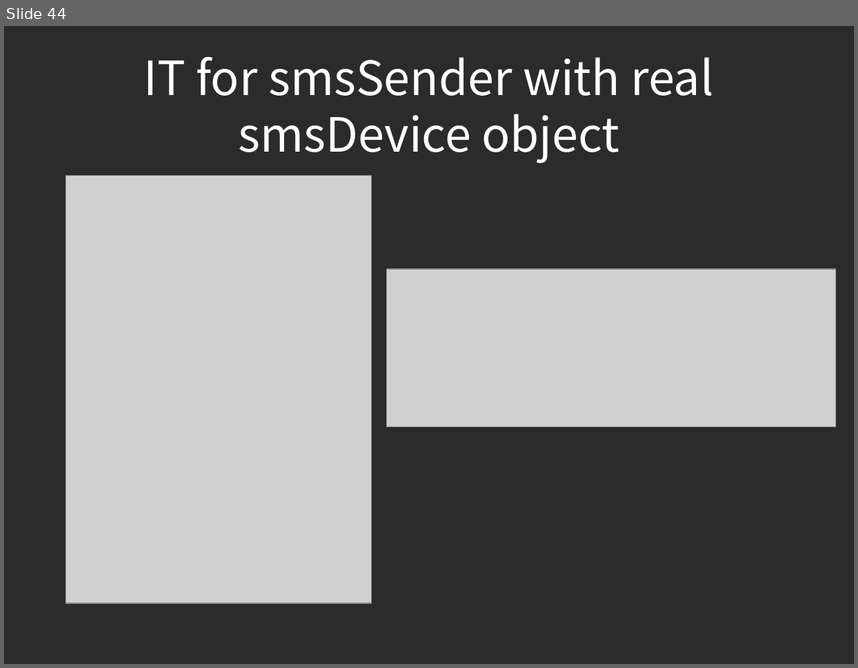
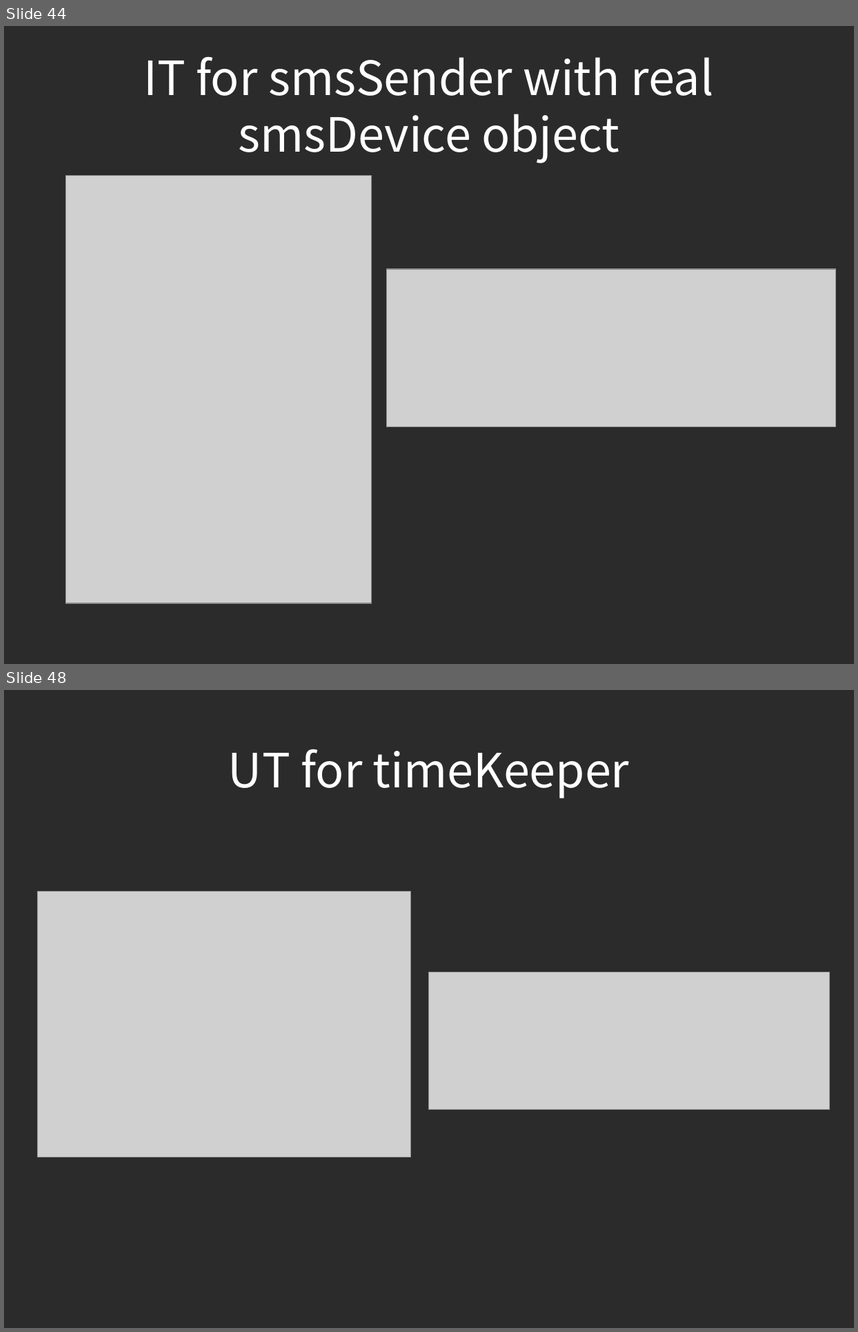
Before and after one commit to piotrek24061988/AutomaticTesting, a slide deck: module1/doc/AutomatedTesting.odp. Shown one above the other, each under a label of ours: slide 44 before the commit, slides 44 and 48 after it; the slides between them are not shown. The pictures are 858x668 and 858x1332 pixels, drawn with LibreOffice and Linux fonts; fonts in the diff are those of the drawing; grey boxes stand for pictures; background and template pictures are left out; a plain dark background stands for a picture behind light text. Boxes give left, top, right and bottom in pixels: in the first picture for what was removed or moved away, otherwise in the second. Text is boxed around its words. In the diff, an @@ line names an element or a change of style, - is before the commit and + after.

```diff
--- a/module1/doc/AutomatedTesting.odp
+++ b/module1/doc/AutomatedTesting.odp
@@ slide 48 added at (4, 690, 854, 1328), background picture (left out) @@
@@ title added at (228, 749, 629, 798), 44 pt, text #FFFFFF @@
+UT for timeKeeper
@@ picture added at (37, 891, 410, 1156) @@
@@ picture added at (429, 972, 830, 1110) @@
```
Also in this commit, not shown: 1 slide changed, 22 other slides added.
